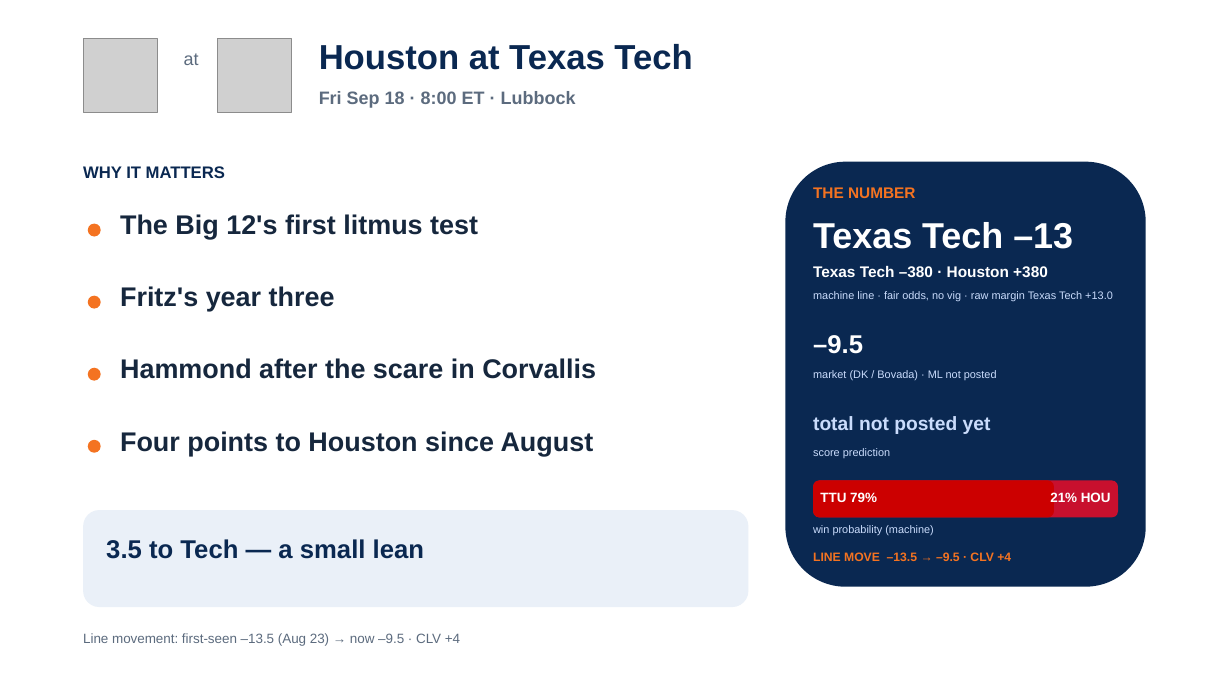
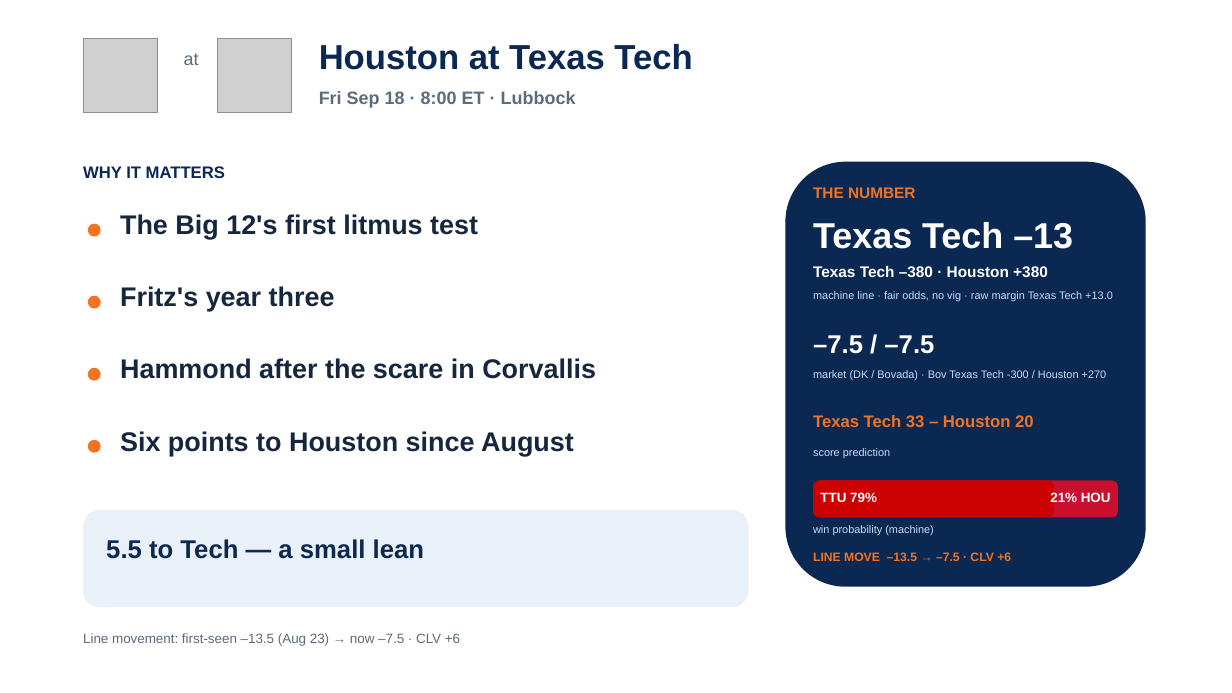
Before and after one commit to lucasalvarezflorida-lab/ncaa-fbs-analytics, a slide deck: slide 6 of decks/2026_Week3_Episode4.pptx. Drawn at 1232x693 pixels with LibreOffice and Linux fonts; fonts in the diff are those of the drawing; grey boxes stand for pictures. Boxes give left, top, right and bottom in pixels: in the first picture for what was removed or moved away, otherwise in the second. Text is boxed around its words. In the diff, an @@ line names an element or a change of style, - is before the commit and + after.

```diff
--- a/decks/2026_Week3_Episode4.pptx
+++ b/decks/2026_Week3_Episode4.pptx
@@ text at (813, 335, 934, 354): text changed @@
-–9.5
+–7.5 / –7.5
@@ text at (813, 370, 1107, 381): text changed @@
-market (DK / Bovada) · ML not posted
+market (DK / Bovada) · Bov Texas Tech -300 / Houston +270
@@ text at (813, 415, 1034, 427): text changed; size 15 to 13 pt; text colour #CADCFC to #F47321 @@
-total not posted yet
+Texas Tech 33 – Houston 20
@@ text at (120, 431, 574, 456): text changed @@
-Four points to Houston since August
+Six points to Houston since August
@@ text at (106, 539, 424, 559): text changed @@
-3.5 to Tech — a small lean
+5.5 to Tech — a small lean
@@ text at (813, 552, 1011, 561): text changed @@
-LINE MOVE –13.5 → –9.5 · CLV +4
+LINE MOVE –13.5 → –7.5 · CLV +6
@@ text at (83, 633, 460, 646): text changed @@
-Line movement: first-seen –13.5 (Aug 23) → now –9.5 · CLV +4
+Line movement: first-seen –13.5 (Aug 23) → now –7.5 · CLV +6
```
Also in this commit, not shown: 6 other slides changed, 7 other files.
